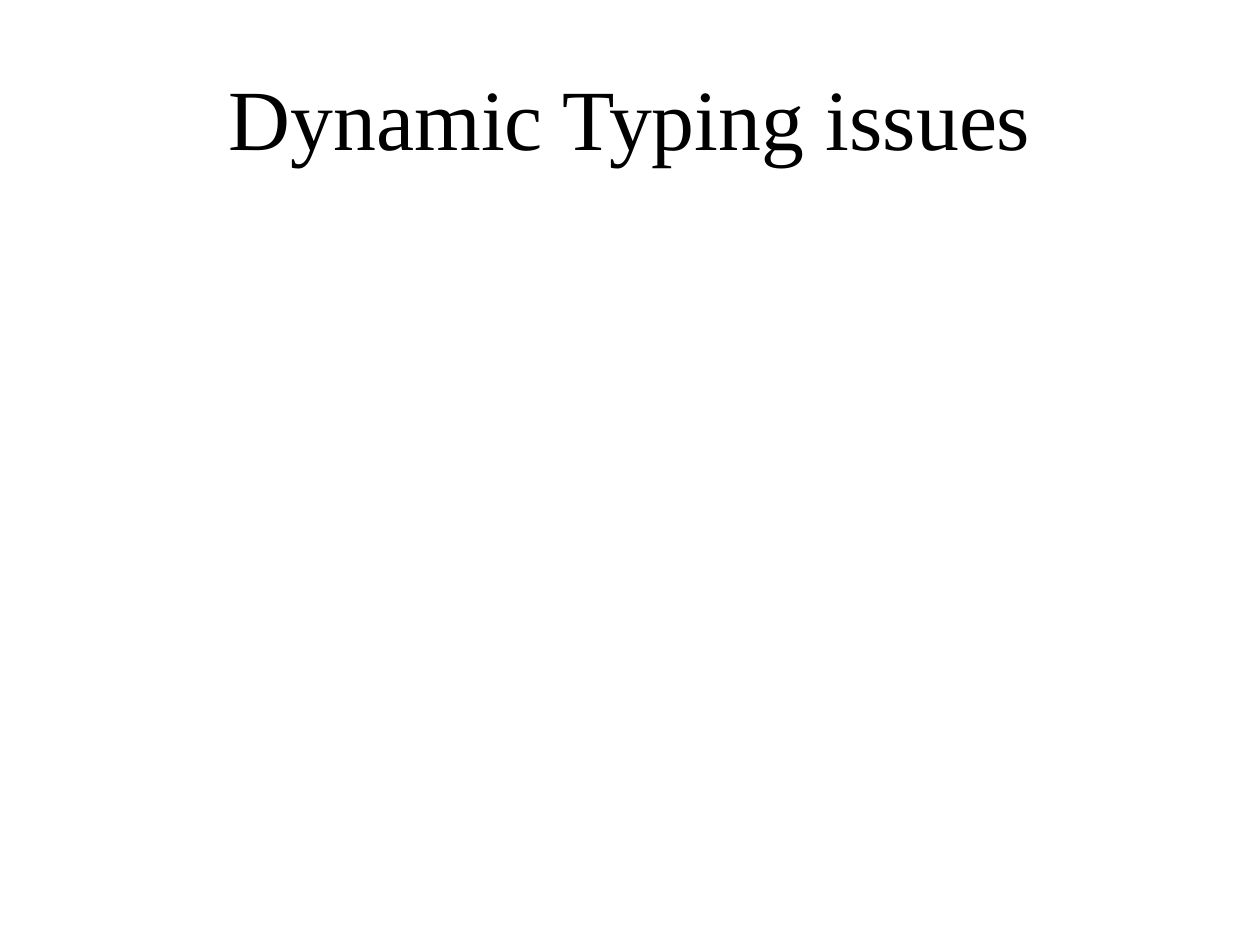
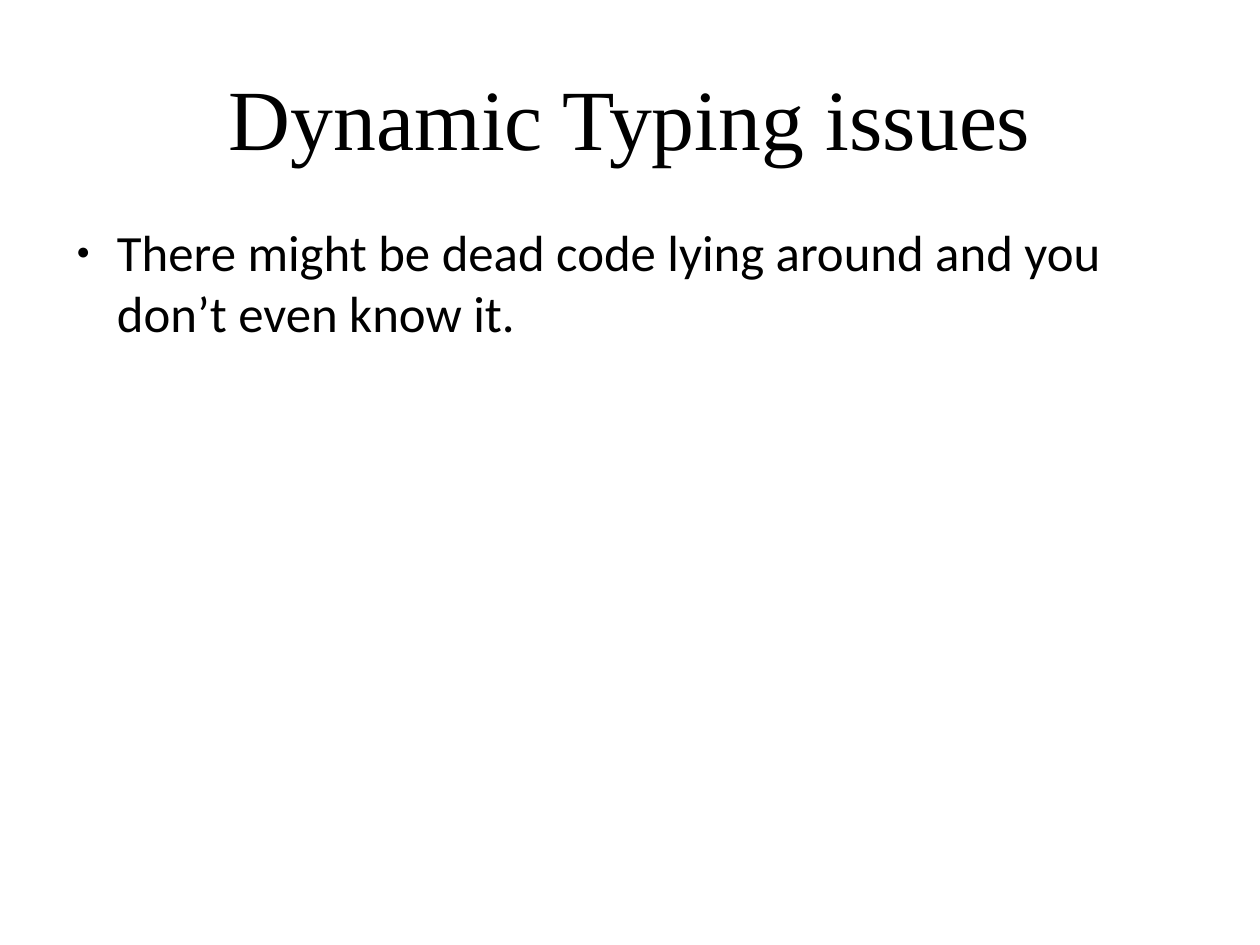
Before and after one commit to amueller/applied_ml_spring_2017, a slide deck: slide 28 of slides/aml-02-012317.odp (slide 7 before the commit). Drawn at 1260x945 pixels with LibreOffice and Linux fonts; fonts in the diff are those of the drawing. Boxes give left, top, right and bottom in pixels: in the first picture for what was removed or moved away, otherwise in the second. Text is boxed around its words. In the diff, an @@ line names an element or a change of style, - is before the commit and + after.

```diff
--- a/slides/aml-02-012317.odp
+++ b/slides/aml-02-012317.odp
@@ text added at [117,235,1100,333], 32 pt, text #000000 @@
+● There might be dead code lying around and you don’t even know it.
```
Also in this commit, not shown: 1 other slide changed, 28 slides added, 2 slides removed.
